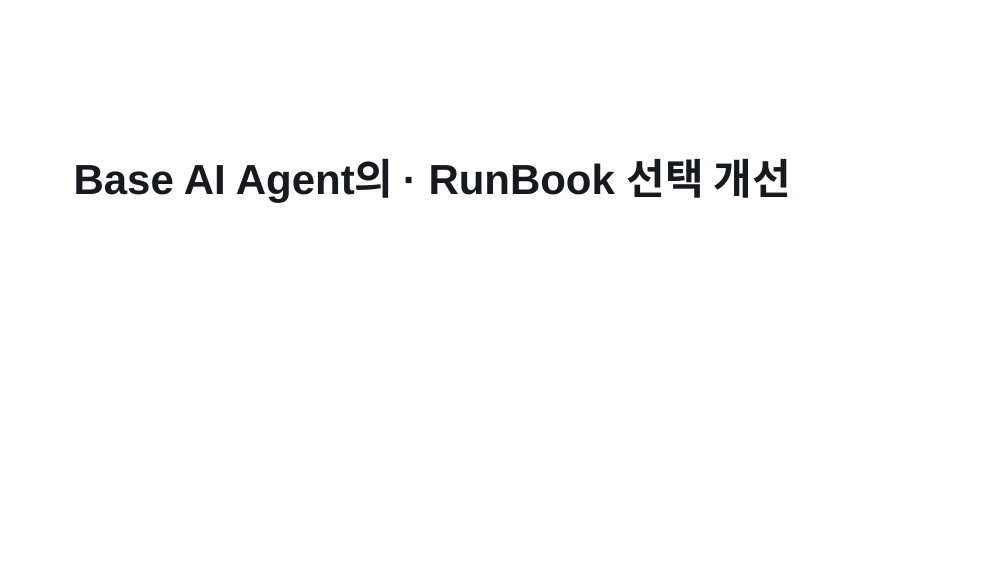
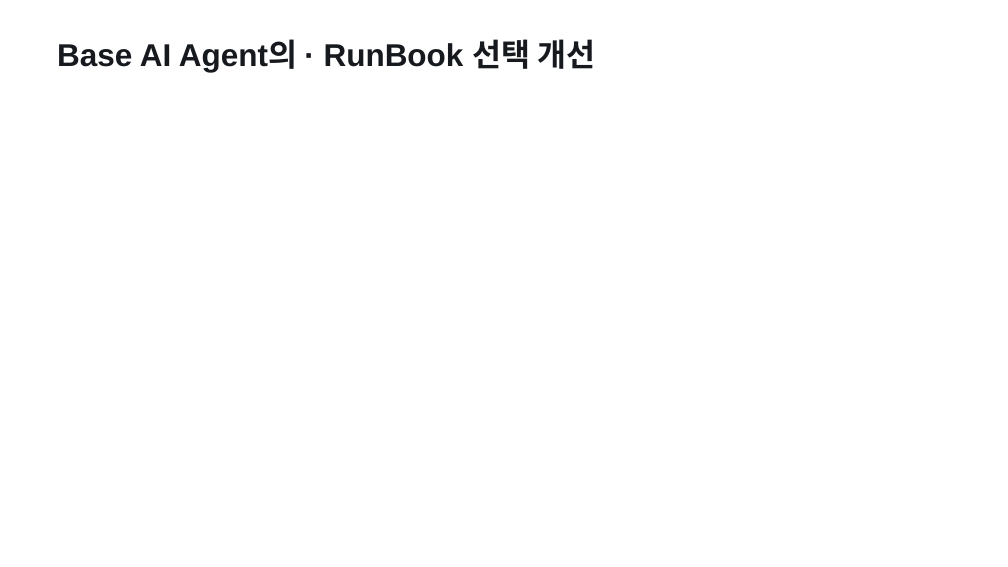
Before and after one commit to pigpgw/skala-ai-service-mini, a slide deck: slide 1 of doc/reports/presentation.pptx. Drawn at 1008x567 pixels with LibreOffice and Linux fonts; fonts in the diff are those of the drawing. Boxes give left, top, right and bottom in pixels: in the first picture for what was removed or moved away, otherwise in the second. Text is boxed around its words. In the diff, an @@ line names an element or a change of style, - is before the commit and + after.

```diff
--- a/doc/reports/presentation.pptx
+++ b/doc/reports/presentation.pptx
@@ text "Base AI Agent의 · RunBook ...": place and size @@
-text "Base AI Agent의 · RunBook ..." at <box>74,158,790,202</box>
+text "Base AI Agent의 · RunBook ..." at <box>57,39,595,72</box>
@@ text "Base AI Agent의 · RunBook ..." at <box>57,39,595,72</box>: size 40 to 30 pt; less space between paragraphs @@
```
Also in this commit, not shown: 6 other slides changed, 42 other files.
